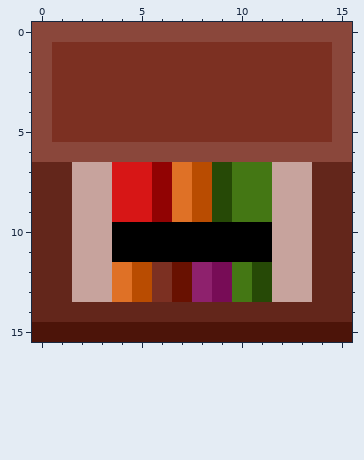
Edited in one commit: pixel-art file (static/assets/aseprite/bookshelf.aseprite). This is how it looked before the edit.
16x16 pixels, 1 frame. Colours within 5 levels of each other are drawn and written as one.
The same view after the edit:
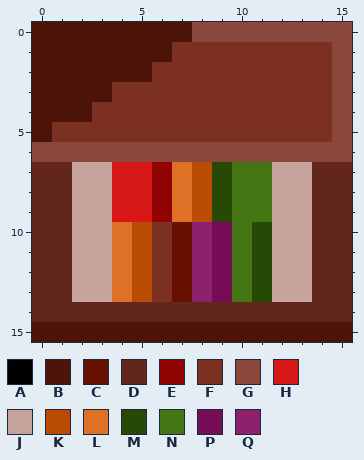
Palette (. is transparent): A #000000  B #4c1409  C #681101  D #63261b  E #910303  F #7c3022  G #8a473b  H #d71616  J #c7a39d  K #b94c01  L #df7126  M #264906  N #447714  P #770c56  Q #8e216d
Changes in this commit:
@@ x 0..9 @@
- 0 GGGGGGGGGG
- 1 GFFFFFFFFF
- 2 GFFFFFFFFF
- 3 GFFFFFFFFF
- 4 GFFFFFFFFF
- 5 GFFFFFFFFF
+ 0 BBBBBBBBGG
+ 1 BBBBBBBFFF
+ 2 BBBBBBFFFF
+ 3 BBBBFFFFFF
+ 4 BBBFFFFFFF
+ 5 BFFFFFFFFF
  6 GGGGGGGGGG
@@ x 0..15 @@
  9 DDJJHHELKMNNJJDD
-10 DDJJAAAAAAAAJJDD
-11 DDJJAAAAAAAAJJDD
+10 DDJJLKFCQPNMJJDD
+11 DDJJLKFCQPNMJJDD
 12 DDJJLKFCQPNMJJDD
